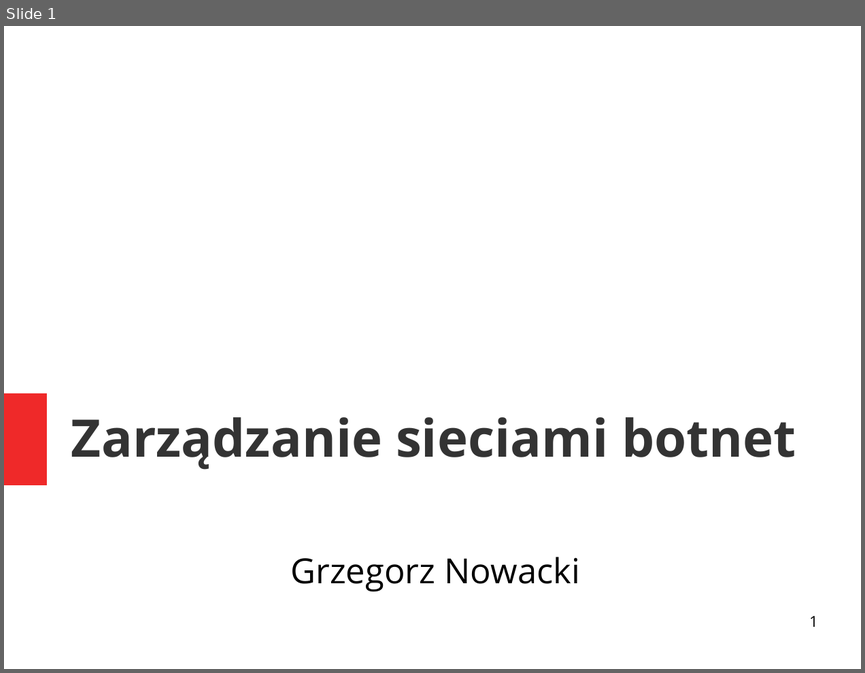
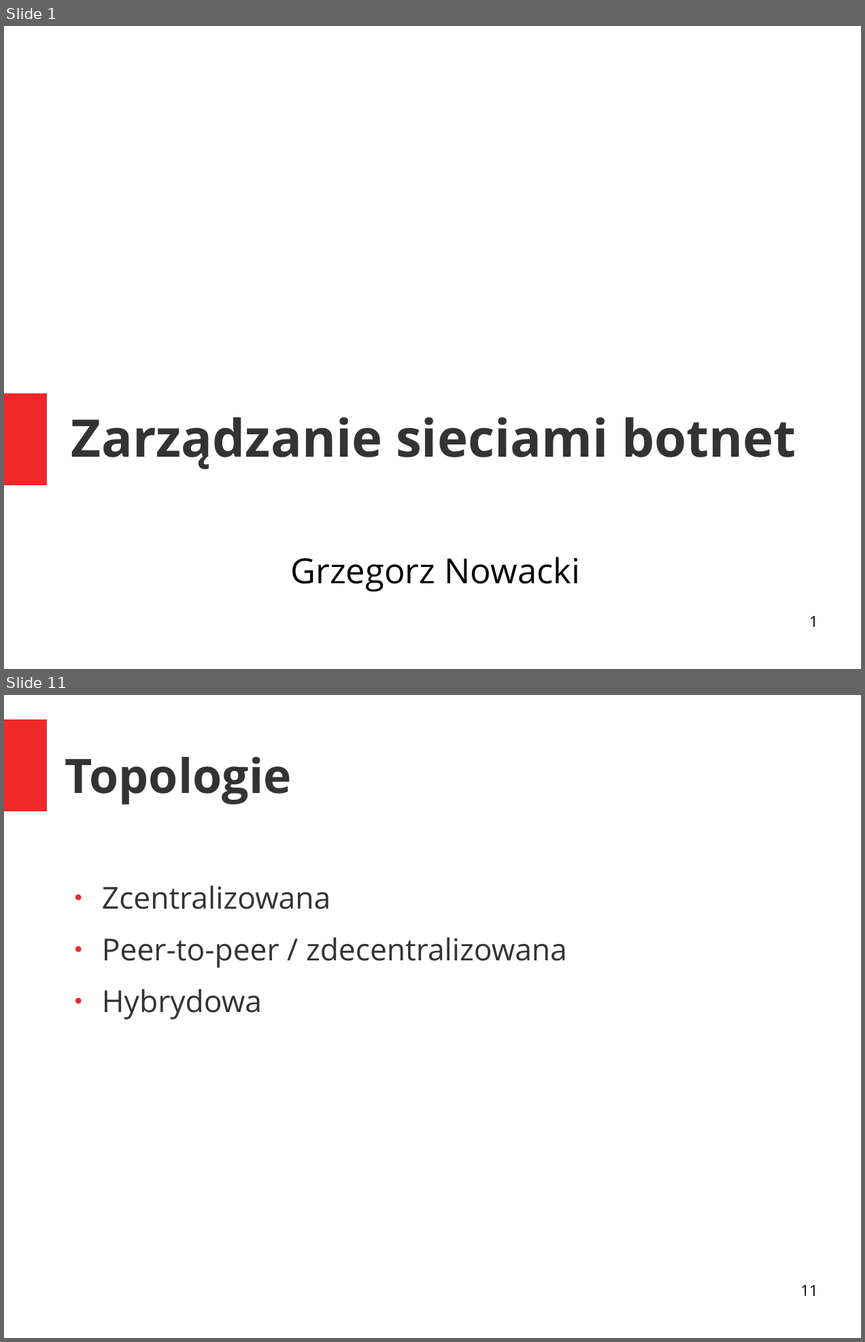
Before and after one commit to grzegorznowacki/Botnets, a slide deck: prezentacja.odp. Shown one above the other, each under a label of ours: slide 1 before the commit, slides 1 and 11 after it; the slides between them are not shown. The pictures are 865x673 and 865x1342 pixels, drawn with LibreOffice and Linux fonts; fonts in the diff are those of the drawing. Boxes give left, top, right and bottom in pixels: in the first picture for what was removed or moved away, otherwise in the second. Text is boxed around its words. In the diff, an @@ line names an element or a change of style, - is before the commit and + after.

```diff
--- a/prezentacja.odp
+++ b/prezentacja.odp
@@ slide 11 added at <box>4,695,861,1338</box>, background #FFFFFF @@
@@ rectangle added at <box>4,719,47,811</box>, fill #EF2929 @@
@@ title added at <box>65,757,292,804</box>, 44 pt, text #333333, bold @@
+Topologie
@@ text added at <box>102,885,567,1019</box>, 28 pt, text #333333 @@
+● Zcentralizowana
+● Peer-to-peer / zdecentralizowana
+● Hybrydowa
@@ page number added at <box>800,1285,817,1295</box>, 14 pt, text #000000 @@
+11
```
Also in this commit, not shown: 47 other slides added, 1 slide removed.
